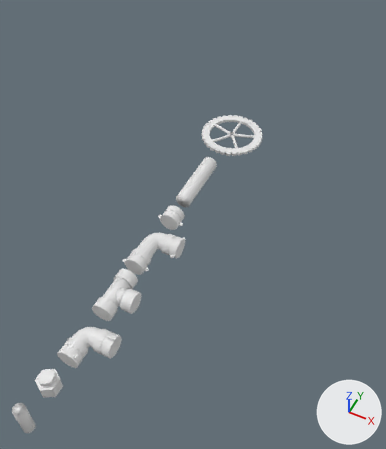
Before and after pictures for a commit that changed the Blender file rawMaterials.blend.
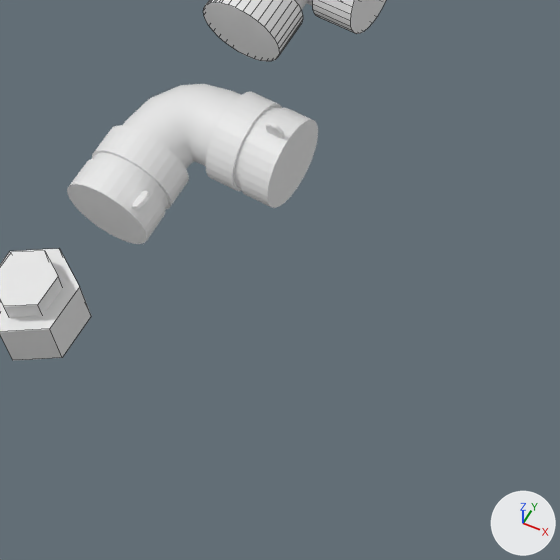
The first picture shows the older version from a 50 mm lens placed at (-1.2, -7.65, 12.05), pointed at (-6.52, 2.98, -1.24). The close-ups show both versions on the part from 10% to 48% of the width and 68% to 100% of the height of that picture; other places that the commit changed are outside them. The axes (+X, +Y, +Z) are drawn at lower right. The lights are the same throughout. The close-ups show mesh edges as thin lines.

Script lines for the objects in view, before the commit:
```python
me_トーラス_004 = bpy.data.meshes.new('トーラス.004')
me_トーラス_004.from_pydata(...)  # 416 vertices, 386 faces; spans x -0.734..0.0, y 0.479..1.241, z -0.25..0.25
me_トーラス_004.polygons.foreach_set('use_smooth', [True] * 386)
me_円柱_009 = bpy.data.meshes.new('円柱.009')
me_円柱_009.from_pydata(...)  # a 32-sided cylinder along z spanning x -1.0..1.0, y -1.0..1.0, z -1.0..1.0
me_円柱_015 = bpy.data.meshes.new('円柱.015')
me_円柱_015.from_pydata(...)  # a 6-sided cylinder along z spanning x -0.87..0.87, y -1.0..1.0, z -1.0..1.0
ob_トーラス_001 = bpy.data.objects.new('トーラス.001', me_トーラス_004)
ob_トーラス_001.location = (-6.31, -3.55, 0.0)
ob_円柱 = bpy.data.objects.new('円柱', me_円柱_009)
ob_円柱.location = (-6.76, -1.73, 0.0)
ob_円柱.rotation_euler = (1.571, 0.0, 0.0)  # degrees (90, 0, 0)
ob_円柱.scale = (0.3, 0.3, 0.15)
ob_円柱_009 = bpy.data.objects.new('円柱.009', me_円柱_015)
ob_円柱_009.location = (-6.82, -4.08, 0.2)
ob_円柱_009.scale = (0.2, 0.2, 0.15)
# also in view: '結合.003' at (-6.15, -2.56, 0.0); '円柱.007' at (-6.28, -1.21, 0.0); '結合.002' at (-6.78, -3.16, 0.0); '円柱.008' at (-6.82, -4.08, 0.0)
```
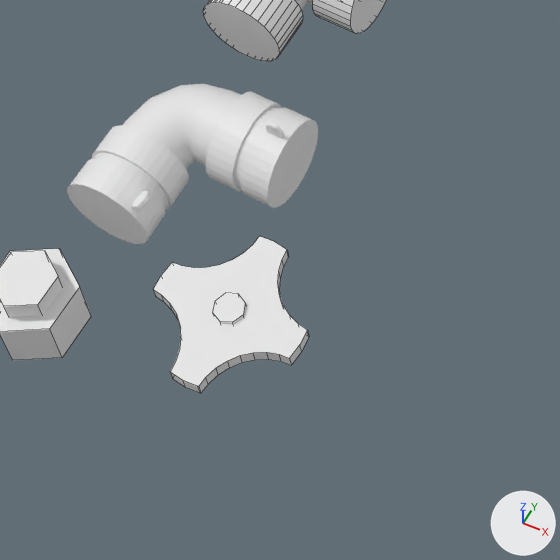
Where the newer file only moved an object's origin or applied its transform, the numbers keep the older frame.

Edits to the bpy script that builds the scene:
```text
Add me_円柱_062:
    me_円柱_062.from_pydata(...)  # an 8-sided cylinder along z spanning x -1.0..1.0, y -1.0..1.0, z -0.5..0.5
Add me_円柱_057:
    me_円柱_057.from_pydata(...)  # 96 vertices, 50 faces; spans x -1.0..1.0, y -1.0..1.0, z -0.5..0.5
Add ob_円柱_039:
    ob_円柱_039 = bpy.data.objects.new('円柱.039', me_円柱_062)
    ob_円柱_039.location = (-5.72, -3.6, 0.0)
    ob_円柱_039.scale = (0.1, 0.1, 0.15)
Add ob_円柱_038:
    ob_円柱_038 = bpy.data.objects.new('円柱.038', me_円柱_057)
    ob_円柱_038.location = (-5.72, -3.6, 0.0)
    ob_円柱_038.scale = (0.5, 0.5, 0.1)
```

Changed parts and their boxes [x1, y1, x2, y2] in the close-ups (560 x 560 px):
'円柱.038', added: after [153, 236, 309, 393]
'円柱.039', added: after [213, 293, 246, 324]
